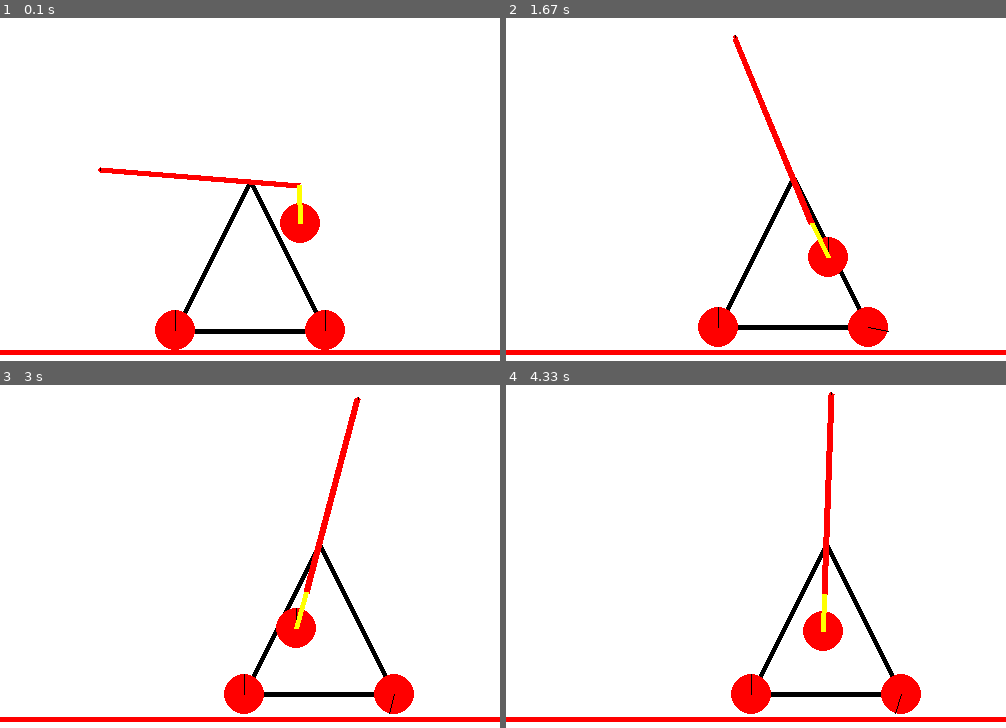
Above: before the commit, frames 1-4 (two rows, left to right).
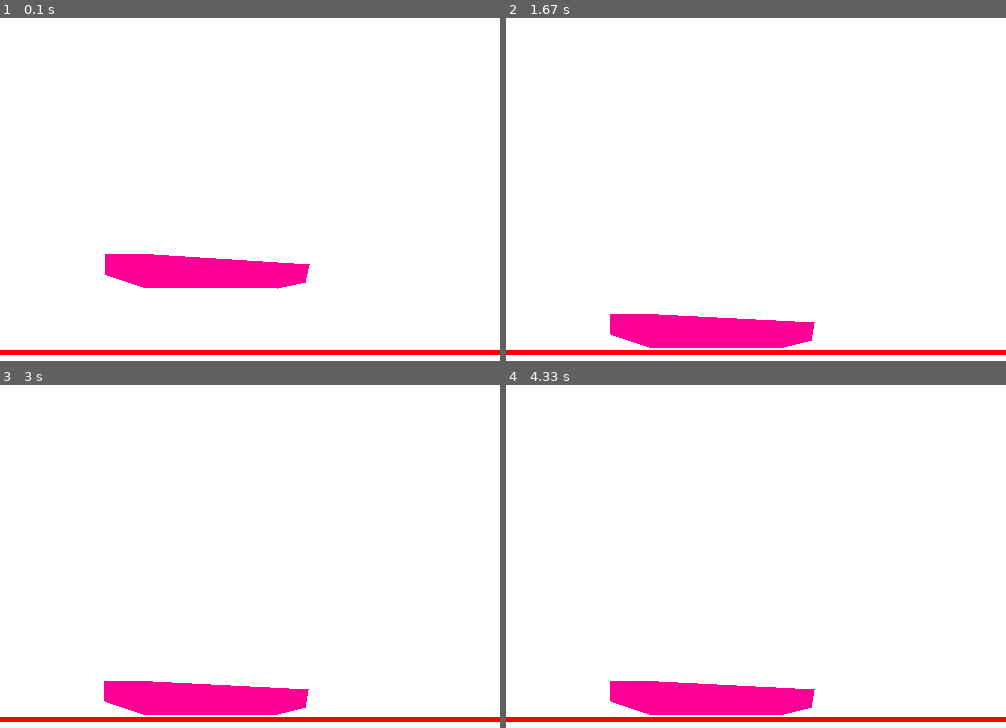
Above: after the commit, the same moments.

Repository: semboko/pygame_sandbox_luka
Game: pygame game, started from main.py
Two runs of this game, one before a commit and one after it. Both use one fixed random seed, a clock stepped at 60 frames per second and the inputs below.
Inputs:
- Up to frame 1 (0.1 s): no input
- Up to frame 2 (1.67 s): no input
- Up to frame 3 (3 s): no input
- Up to frame 4 (4.33 s): no input

The runs differ from the first frame. In frame 1, 7.1% of the frame differs, in the area x 19-69%, y 43-97%; in frame 2, 6.4%; in frame 3, 6.6%; in frame 4, 6.7%.

Commit message:
Added TankScene, Tank and TankBase classes

Diff:
--- /dev/null
+++ b/components/tank.py
@@ -0,0 +1,51 @@
+from pymunk import Vec2d, Body, Poly, Space
+from pygame import Surface, draw
+from utils import convert
+
+
+
+class TankBase:
+    def __init__(self, origin: Vec2d, space: Space) -> None:
+        self.origin = origin
+
+        self.body = Body()
+        center = Vec2d(85, -15)
+        self.body.position = origin + center
+
+        points = (
+            (0, 0),
+            (48, 0),
+            (73, 6),
+            (204, 10),
+            (200, 28),
+            (172, 34),
+            (38, 33),
+            (10, 20),
+            (0, 20)
+        )
+
+        self.shape = Poly(self.body, [
+            convert(Vec2d(*p) - center, 32)
+            for p in points
+        ])
+        self.shape.density = 1
+        space.add(self.body, self.shape)
+
+
+    def render(self, display: Surface) -> None:
+        h = display.get_height()
+        points = [
+            convert(self.body.local_to_world(v), h)
+            for v in self.shape.get_vertices()
+        ]
+
+        draw.polygon(display, (255, 0, 150), points)
+
+
+class Tank:
+    def __init__(self, origin: Vec2d, space: Space) -> None:
+        self.origin = origin
+        self.tb = TankBase(origin + Vec2d(5, -30), space)
+
+    def render(self, display: Surface) -> None:
+        self.tb.render(display)
--- a/main.py
+++ b/main.py
@@ -2,11 +2,10 @@
 import pymunk
 from typing import Type
 from scenes.abstract import BaseScene
+
 from scenes.catapult_scene import CatapultScene
+from scenes.tank_scene import TankScene
 
-
-space = pymunk.Space()
-space.gravity = (0, -1000)
 
 class Game:
     def __init__(self) -> None:
@@ -38,5 +37,5 @@
 
 
 g = Game()
-g.load_scene(CatapultScene)  # !!! Change to the concrete scene
+g.load_scene(TankScene)  # !!! Change to the concrete scene
 g.run()
--- /dev/null
+++ b/scenes/tank_scene.py
@@ -0,0 +1,23 @@
+from scenes.abstract import BaseScene
+from pymunk import Space, Vec2d
+from components.floor import Floor
+from components.tank import Tank
+from pygame.surface import Surface
+
+
+
+class TankScene(BaseScene):
+    def __init__(self) -> None:
+        self.space = Space()
+        self.space.gravity = (0, -1000)
+
+        self.terrain = Floor(self.space)
+        self.tank = Tank(Vec2d(100, 190), self.space)
+
+    def update(self) -> None:
+        self.space.step(1/60)
+
+    def render(self, display: Surface) -> None:
+        display.fill((255, 255, 255))
+        self.terrain.render(display)
+        self.tank.render(display)
